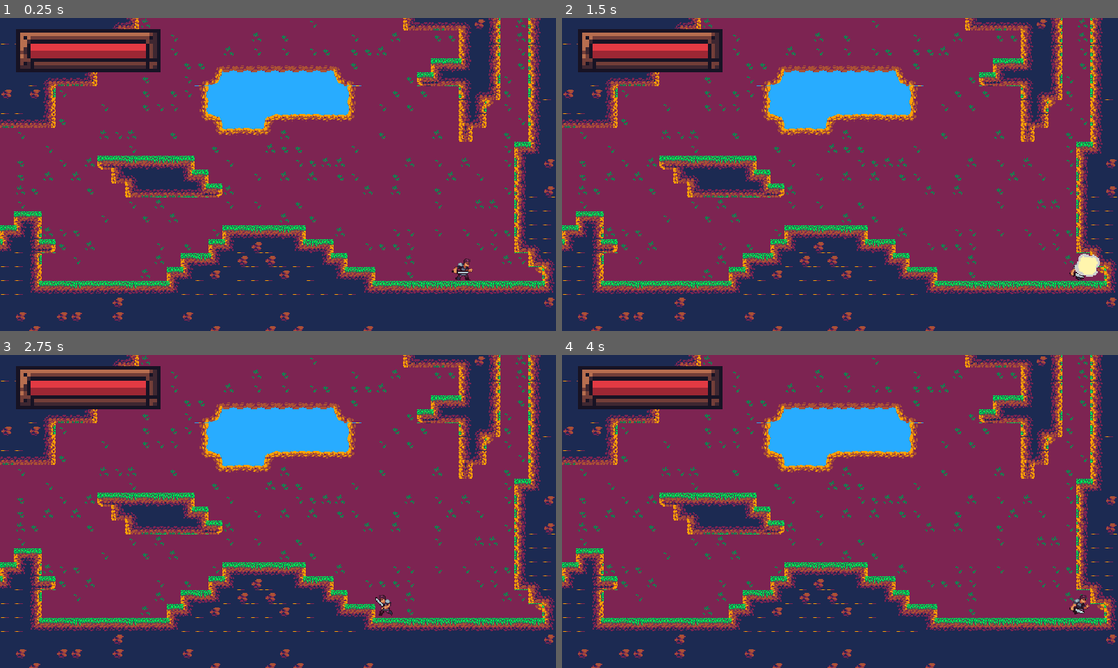
Above: before the commit, frames 1-4 (two rows, left to right).
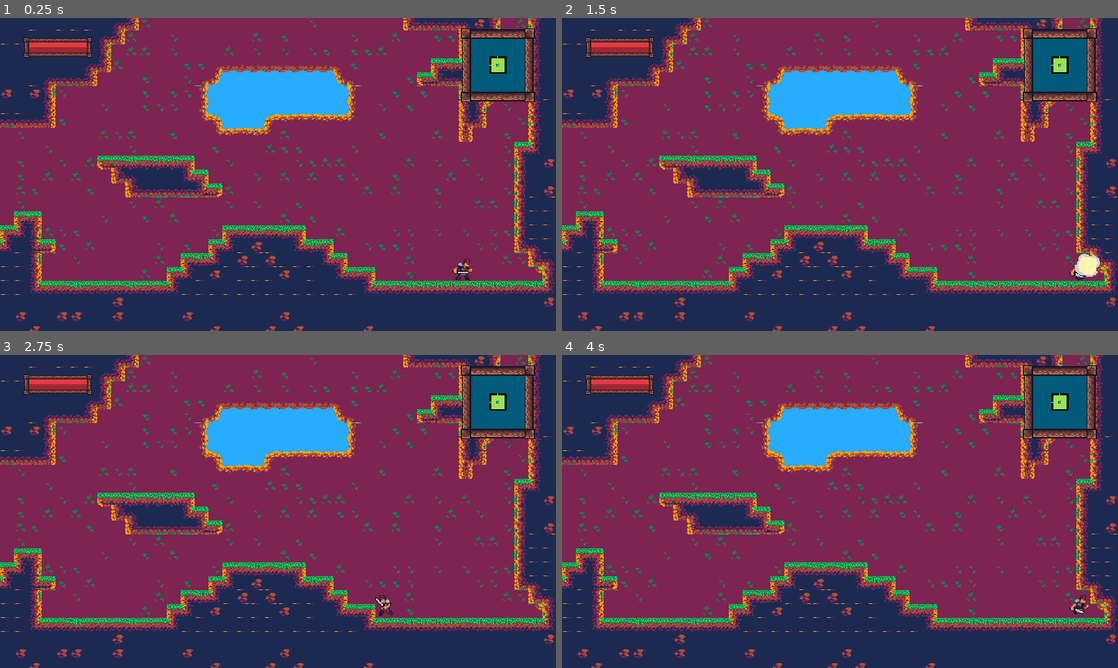
Above: after the commit, the same moments.

Repository: PanWitos/projekt-zespolowy
Game: Godot game, scene res://GameControl.tscn
The game is run twice, just before and just after one commit, with the same random seed, the same clock (stepped at 60 frames per second) and the same inputs. The engine's default icon, where the game draws it, is replaced by a stand-in: a white triangle on a blue panel in a dark square.
Inputs:
- Up to frame 1 (0.25 s): no input
- Up to frame 2 (1.5 s): tap Enter at 0.5 s; hold Right (ui_right) from 0.53 s (still down); tap X (Attack) at 0.6 s; tap Up (ui_up) at 0.77 s; tap V (Cast) at 1.35 s
- Up to frame 3 (2.75 s): tap Up (ui_up) at 1.52 s; release Right (ui_right) at 2.03 s; hold Left (ui_left) from 2.03 s (still down); tap Z (Dash) at 2.1 s
- Up to frame 4 (4 s): release Left (ui_left) at 2.78 s; hold Right (ui_right) from 2.78 s (still down); tap C (Dive) at 2.85 s; tap Up (ui_up) at 3.02, 3.77 s; tap X (Attack) at 3.6 s

The runs differ from the first frame. In frame 1, 6.4% of the frame differs, in the area x 2-97%, y 3-27%; in frame 2, 6.4%; in frame 3, 6.4%; in frame 4, 6.4%.

Commit message:
Menu and HUD graphics

Diff:
--- a/GameControl.gd
+++ b/GameControl.gd
@@ -3,6 +3,7 @@
 onready var menu = $CanvasLayer/PauseMenu
 onready var minimap = $CanvasLayer/PauseMenu/Panel/ViewportContainer/Viewport/Minimap
 onready var world = $World
+onready var minimap2 = $CanvasLayer/HUD/TextureRect/ViewportContainer/Viewport/Minimap
 
 func _process(delta):
 	if Input.is_action_just_pressed("ui_home"):
@@ -26,3 +27,5 @@
 func _on_World_cameraChange(name):
 	minimap.changeCameraPos(name)
 	minimap.liftMask(name)
+	minimap2.changeCameraPos(name)
+	minimap2.liftMask(name)
--- a/Minimap.tscn
+++ b/Minimap.tscn
@@ -12,6 +12,11 @@
 __meta__ = {
 "_edit_use_anchors_": false
 }
+
+[node name="ColorRect" type="ColorRect" parent="."]
+margin_right = 4910.0
+margin_bottom = 3515.0
+color = Color( 0, 0.356863, 0.478431, 1 )
 
 [node name="TextureRect" type="TextureRect" parent="."]
 margin_right = 40.0
@@ -26,7 +31,7 @@
 light_mask = 2
 position = Vector2( 2275, 1365 )
 current = true
-zoom = Vector2( 0.6, 0.6 )
+zoom = Vector2( 1.5, 1.5 )
 __meta__ = {
 "_edit_group_": true
 }
@@ -75,9 +80,9 @@
 
 [node name="\?\?2" type="TextureRect" parent="Mask"]
 margin_left = 2230.0
-margin_top = 360.0
-margin_right = 2250.0
-margin_bottom = 467.0
+margin_top = 330.0
+margin_right = 2251.0
+margin_bottom = 440.0
 rect_scale = Vector2( 9, 9 )
 texture = ExtResource( 3 )
 expand = true
--- a/PauseMenu.tscn
+++ b/PauseMenu.tscn
@@ -1,8 +1,11 @@
-[gd_scene load_steps=4 format=2]
-
-[ext_resource path="res://Times_New_Roman.tres" type="DynamicFont" id=1]
+[gd_scene load_steps=7 format=2]
+
+[ext_resource path="res://hud/el2.png" type="Texture" id=1]
 [ext_resource path="res://AbilityItem.tscn" type="PackedScene" id=2]
 [ext_resource path="res://Minimap.tscn" type="PackedScene" id=3]
+[ext_resource path="res://hud/el1.png" type="Texture" id=4]
+[ext_resource path="res://hud/el3.png" type="Texture" id=5]
+[ext_resource path="res://hud/el4.png" type="Texture" id=6]
 
 [node name="PauseMenu" type="Control"]
 margin_right = 1920.0
@@ -12,30 +15,16 @@
 }
 
 [node name="ColorRect" type="ColorRect" parent="."]
-margin_left = -40.0
-margin_top = -60.0
-margin_right = 1960.0
-margin_bottom = 1140.0
+margin_left = -445.0
+margin_top = -122.0
+margin_right = 2623.0
+margin_bottom = 1666.0
 color = Color( 0, 0, 0, 0.321569 )
 __meta__ = {
 "_edit_use_anchors_": false
 }
 
-[node name="RichTextLabel" type="RichTextLabel" parent="."]
-margin_left = 880.0
-margin_top = 20.0
-margin_right = 1040.0
-margin_bottom = 80.0003
-custom_fonts/normal_font = ExtResource( 1 )
-text = "PAUSE"
-fit_content_height = true
-scroll_active = false
-__meta__ = {
-"_edit_use_anchors_": false
-}
-
 [node name="Panel" type="Panel" parent="."]
-modulate = Color( 1, 1, 1, 0.662745 )
 margin_left = 160.0
 margin_top = 90.0
 margin_right = 1760.0
@@ -128,6 +117,73 @@
 "_edit_use_anchors_": false
 }
 
+[node name="TextureRect" type="TextureRect" parent="Panel/Quit"]
+margin_left = -12.0
+margin_top = -12.0
+texture = ExtResource( 5 )
+expand = true
+stretch_mode = 5
+
+[node name="TextureRect2" type="TextureRect" parent="Panel/Quit"]
+margin_left = 184.0
+margin_top = -12.0
+margin_right = 196.0
+rect_rotation = 90.0
+texture = ExtResource( 5 )
+expand = true
+stretch_mode = 5
+
+[node name="TextureRect3" type="TextureRect" parent="Panel/Quit"]
+margin_left = 184.0
+margin_top = 84.0
+margin_right = 196.0
+margin_bottom = 96.0
+rect_rotation = 180.0
+texture = ExtResource( 5 )
+expand = true
+stretch_mode = 5
+
+[node name="TextureRect4" type="TextureRect" parent="Panel/Quit"]
+margin_left = -12.0
+margin_top = 84.0
+margin_bottom = 96.0
+rect_rotation = 270.0
+texture = ExtResource( 5 )
+expand = true
+stretch_mode = 5
+
+[node name="TextureRect5" type="TextureRect" parent="Panel/Quit"]
+margin_top = -12.0
+margin_right = 172.0
+texture = ExtResource( 6 )
+expand = true
+stretch_mode = 2
+
+[node name="TextureRect6" type="TextureRect" parent="Panel/Quit"]
+margin_top = 72.0
+margin_right = 172.0
+margin_bottom = 84.0
+texture = ExtResource( 6 )
+expand = true
+stretch_mode = 2
+
+[node name="TextureRect7" type="TextureRect" parent="Panel/Quit"]
+margin_right = 72.0
+margin_bottom = 12.0
+rect_rotation = 90.0
+texture = ExtResource( 6 )
+expand = true
+stretch_mode = 2
+
+[node name="TextureRect8" type="TextureRect" parent="Panel/Quit"]
+margin_left = 184.0
+margin_right = 256.0
+margin_bottom = 12.0
+rect_rotation = 90.0
+texture = ExtResource( 6 )
+expand = true
+stretch_mode = 2
+
 [node name="Resume" type="Button" parent="Panel"]
 margin_left = 350.0
 margin_top = 777.0
@@ -137,3 +193,251 @@
 __meta__ = {
 "_edit_use_anchors_": false
 }
+
+[node name="TextureRect9" type="TextureRect" parent="Panel/Resume"]
+margin_left = -12.0
+margin_top = -12.0
+texture = ExtResource( 5 )
+expand = true
+stretch_mode = 5
+
+[node name="TextureRect10" type="TextureRect" parent="Panel/Resume"]
+margin_left = 184.0
+margin_top = -12.0
+margin_right = 196.0
+rect_rotation = 90.0
+texture = ExtResource( 5 )
+expand = true
+stretch_mode = 5
+
+[node name="TextureRect11" type="TextureRect" parent="Panel/Resume"]
+margin_left = 184.0
+margin_top = 84.0
+margin_right = 196.0
+margin_bottom = 96.0
+rect_rotation = 180.0
+texture = ExtResource( 5 )
+expand = true
+stretch_mode = 5
+
+[node name="TextureRect12" type="TextureRect" parent="Panel/Resume"]
+margin_left = -12.0
+margin_top = 84.0
+margin_bottom = 96.0
+rect_rotation = 270.0
+texture = ExtResource( 5 )
+expand = true
+stretch_mode = 5
+
+[node name="TextureRect13" type="TextureRect" parent="Panel/Resume"]
+margin_top = -12.0
+margin_right = 172.0
+texture = ExtResource( 6 )
+expand = true
+stretch_mode = 2
+
+[node name="TextureRect14" type="TextureRect" parent="Panel/Resume"]
+margin_top = 72.0
+margin_right = 172.0
+margin_bottom = 84.0
+texture = ExtResource( 6 )
+expand = true
+stretch_mode = 2
+
+[node name="TextureRect15" type="TextureRect" parent="Panel/Resume"]
+margin_right = 72.0
+margin_bottom = 12.0
+rect_rotation = 90.0
+texture = ExtResource( 6 )
+expand = true
+stretch_mode = 2
+
+[node name="TextureRect16" type="TextureRect" parent="Panel/Resume"]
+margin_left = 184.0
+margin_right = 256.0
+margin_bottom = 12.0
+rect_rotation = 90.0
+texture = ExtResource( 6 )
+expand = true
+stretch_mode = 2
+
+[node name="border" type="Control" parent="."]
+margin_right = 40.0
+margin_bottom = 40.0
+__meta__ = {
+"_edit_use_anchors_": false
+}
+
+[node name="TextureRect" type="TextureRect" parent="border"]
+margin_left = 88.0
+margin_top = 18.0
+margin_right = 160.0
+margin_bottom = 90.0
+texture = ExtResource( 4 )
+expand = true
+stretch_mode = 5
+__meta__ = {
+"_edit_use_anchors_": false
+}
+
+[node name="TextureRect5" type="TextureRect" parent="border"]
+margin_left = 160.0
+margin_top = 26.0
+margin_right = 960.0
+margin_bottom = 58.0
+rect_scale = Vector2( 2, 2 )
+texture = ExtResource( 1 )
+expand = true
+stretch_mode = 2
+
+[node name="TextureRect7" type="TextureRect" parent="border"]
+margin_left = 160.0
+margin_top = 90.0
+margin_right = 610.0
+margin_bottom = 122.0
+rect_rotation = 90.0
+rect_scale = Vector2( 2, 2 )
+texture = ExtResource( 1 )
+expand = true
+stretch_mode = 2
+
+[node name="TextureRect8" type="TextureRect" parent="border"]
+margin_left = 1824.0
+margin_top = 90.0
+margin_right = 2274.0
+margin_bottom = 122.0
+rect_rotation = 90.0
+rect_scale = Vector2( 2, 2 )
+texture = ExtResource( 1 )
+expand = true
+stretch_mode = 2
+
+[node name="TextureRect6" type="TextureRect" parent="border"]
+margin_left = 160.0
+margin_top = 990.0
+margin_right = 960.0
+margin_bottom = 1022.0
+rect_scale = Vector2( 2, 2 )
+texture = ExtResource( 1 )
+expand = true
+stretch_mode = 2
+
+[node name="TextureRect2" type="TextureRect" parent="border"]
+margin_left = 1760.0
+margin_top = 990.0
+margin_right = 1832.0
+margin_bottom = 1062.0
+texture = ExtResource( 4 )
+expand = true
+stretch_mode = 5
+
+[node name="TextureRect3" type="TextureRect" parent="border"]
+margin_left = 1760.0
+margin_top = 18.0
+margin_right = 1832.0
+margin_bottom = 90.0
+texture = ExtResource( 4 )
+expand = true
+stretch_mode = 5
+
+[node name="TextureRect4" type="TextureRect" parent="border"]
+margin_left = 88.0
+margin_top = 990.0
+margin_right = 160.0
+margin_bottom = 1062.0
+texture = ExtResource( 4 )
+expand = true
+stretch_mode = 5
+
+[node name="border2" type="Control" parent="."]
+margin_right = 40.0
+margin_bottom = 40.0
+__meta__ = {
+"_edit_use_anchors_": false
+}
+
+[node name="TextureRect" type="TextureRect" parent="border2"]
+margin_left = 263.0
+margin_top = 143.0
+margin_right = 299.0
+margin_bottom = 179.0
+texture = ExtResource( 4 )
+expand = true
+stretch_mode = 5
+__meta__ = {
+"_edit_use_anchors_": false
+}
+
+[node name="TextureRect2" type="TextureRect" parent="border2"]
+margin_left = 1199.0
+margin_top = 143.0
+margin_right = 1235.0
+margin_bottom = 179.0
+texture = ExtResource( 4 )
+expand = true
+stretch_mode = 5
+__meta__ = {
+"_edit_use_anchors_": false
+}
+
+[node name="TextureRect3" type="TextureRect" parent="border2"]
+margin_left = 1199.0
+margin_top = 629.0
+margin_right = 1235.0
+margin_bottom = 665.0
+texture = ExtResource( 4 )
+expand = true
+stretch_mode = 5
+__meta__ = {
+"_edit_use_anchors_": false
+}
+
+[node name="TextureRect4" type="TextureRect" parent="border2"]
+margin_left = 263.0
+margin_top = 629.0
+margin_right = 299.0
+margin_bottom = 665.0
+texture = ExtResource( 4 )
+expand = true
+stretch_mode = 5
+__meta__ = {
+"_edit_use_anchors_": false
+}
+
+[node name="TextureRect5" type="TextureRect" parent="border2"]
+margin_left = 299.0
+margin_top = 147.0
+margin_right = 1199.0
+margin_bottom = 179.0
+texture = ExtResource( 1 )
+expand = true
+stretch_mode = 2
+
+[node name="TextureRect6" type="TextureRect" parent="border2"]
+margin_left = 299.0
+margin_top = 629.0
+margin_right = 1199.0
+margin_bottom = 661.0
+texture = ExtResource( 1 )
+expand = true
+stretch_mode = 2
+
+[node name="TextureRect7" type="TextureRect" parent="border2"]
+margin_left = 299.0
+margin_top = 179.0
+margin_right = 749.0
+margin_bottom = 211.0
+rect_rotation = 90.0
+texture = ExtResource( 1 )
+expand = true
+stretch_mode = 2
+
+[node name="TextureRect8" type="TextureRect" parent="border2"]
+margin_left = 1231.0
+margin_top = 179.0
+margin_right = 1681.0
+margin_bottom = 211.0
+rect_rotation = 90.0
+texture = ExtResource( 1 )
+expand = true
+stretch_mode = 2
--- a/World/1_01.tscn
+++ b/World/1/1_01.tscn
@@ -1,35 +1,35 @@
 [gd_scene load_steps=8 format=2]
 
-[ext_resource path="res://assets/locations/TileMapForeground.tscn" type="PackedScene" id=1]
-[ext_resource path="res://World/Exit.tscn" type="PackedScene" id=2]
-[ext_resource path="res://assets/locations/GrassLand/Background/GrassLand_Background_Guide.png" type="Texture" id=3]
-[ext_resource path="res://assets/locations/TileMapBackground.tscn" type="PackedScene" id=4]
-[ext_resource path="res://World/ID.gd" type="Script" id=5]
-[ext_resource path="res://testEnemy.tscn" type="PackedScene" id=6]
+[ext_resource path="res://assets/locations/GrassLand/Background/GrassLand_Background_Guide.png" type="Texture" id=1]
+[ext_resource path="res://World/ID.gd" type="Script" id=2]
+[ext_resource path="res://World/Exit.tscn" type="PackedScene" id=3]
+[ext_resource path="res://testEnemy.tscn" type="PackedScene" id=4]
+[ext_resource path="res://assets/locations/TileMapForeground.tscn" type="PackedScene" id=5]
+[ext_resource path="res://assets/locations/TileMapBackground.tscn" type="PackedScene" id=6]
 
 [sub_resource type="RectangleShape2D" id=1]
 extents = Vector2( 20, 304 )
 
 [node name="1_01" type="Node2D"]
-script = ExtResource( 5 )
+script = ExtResource( 2 )
 
 [node name="GrassLandBackgroundGuide" type="Sprite" parent="."]
 position = Vector2( 1048, 664 )
 scale = Vector2( 5.67391, 6.34615 )
-texture = ExtResource( 3 )
+texture = ExtResource( 1 )
 
-[node name="TileMapBackground" parent="." instance=ExtResource( 4 )]
+[node name="TileMapBackground" parent="." instance=ExtResource( 6 )]
 position = Vector2( 144, 48 )
 tile_data = PoolIntArray( -131033, 1, 131080, -131032, 1, 131081, -131031, 1, 131082, -131030, 1, 131083, -65498, 1, 13 …(18823 unchanged characters)…
 
-[node name="TileMapForeground" parent="." instance=ExtResource( 1 )]
+[node name="TileMapForeground" parent="." instance=ExtResource( 5 )]
 position = Vector2( 144, 48 )
 tile_data = PoolIntArray( -65540, 0, 0, -65539, 0, 2, -65538, 0, 2, -65537, 0, 2, -131072, 0, 2, -131071, 0, 2, -131070 …(13718 unchanged characters)…
 
 [node name="startPoint" type="Position2D" parent="."]
 position = Vector2( 1936, 1040 )
 
-[node name="Exit1" parent="." instance=ExtResource( 2 )]
+[node name="Exit1" parent="." instance=ExtResource( 3 )]
 position = Vector2( 208, 992 )
 code = "1_02_1"
 
--- a/World/World.gd
+++ b/World/World.gd
@@ -20,13 +20,14 @@
 	var player
 	var playerIns
 	var spawn
+	var worldCode
 	var nextLevelCode
 	var spawnCode
 
-
+	worldCode = code[0]
 	nextLevelCode = code.substr(0,4)
 	spawnCode = code[5]
-	nextLevel = load("res://World/" + nextLevelCode + ".tscn").instance()
+	nextLevel = load("res://World/" + worldCode + "/" + nextLevelCode + ".tscn").instance()
 	call_deferred("add_child", nextLevel)
 	spawn = nextLevel.get_node(str(spawnCode))
 	playerIns = load("res://player/player.tscn").instance()
--- a/World/World.tscn
+++ b/World/World.tscn
@@ -1,6 +1,6 @@
 [gd_scene load_steps=3 format=2]
 
-[ext_resource path="res://World/1_01.tscn" type="PackedScene" id=1]
+[ext_resource path="res://World/1/1_01.tscn" type="PackedScene" id=1]
 [ext_resource path="res://World/World.gd" type="Script" id=2]
 
 [node name="World" type="Node"]
--- a/hud/HUD.gd
+++ b/hud/HUD.gd
@@ -2,7 +2,7 @@
 
 var bar : float = 100
 
-onready var barFull = $barFull
+onready var barFull = $Control/barFull
 
 func _ready():
 	PlayerStats.connect("health_changed",self,"set_bar")
--- a/hud/HUD.tscn
+++ b/hud/HUD.tscn
@@ -1,8 +1,10 @@
-[gd_scene load_steps=4 format=2]
+[gd_scene load_steps=6 format=2]
 
 [ext_resource path="res://hud/HUD.gd" type="Script" id=1]
-[ext_resource path="res://hud/bar.png" type="Texture" id=2]
+[ext_resource path="res://hud/healthEmpty.png" type="Texture" id=2]
 [ext_resource path="res://hud/bar2.png" type="Texture" id=3]
+[ext_resource path="res://hud/border.png" type="Texture" id=4]
+[ext_resource path="res://Minimap.tscn" type="PackedScene" id=5]
 
 [node name="HUD" type="Control"]
 margin_right = 40.0
@@ -12,11 +14,58 @@
 "_edit_use_anchors_": false
 }
 
-[node name="barFull" type="TextureRect" parent="."]
+[node name="TextureRect" type="TextureRect" parent="."]
+margin_left = 1591.0
+margin_top = 35.0
+margin_right = 1847.0
+margin_bottom = 291.0
+texture = ExtResource( 4 )
+__meta__ = {
+"_edit_use_anchors_": false
+}
+
+[node name="ViewportContainer" type="ViewportContainer" parent="TextureRect"]
+margin_left = 36.0
+margin_top = 36.0
+margin_right = 220.0
+margin_bottom = 220.0
+__meta__ = {
+"_edit_use_anchors_": false
+}
+
+[node name="Viewport" type="Viewport" parent="TextureRect/ViewportContainer"]
+size = Vector2( 184, 184 )
+handle_input_locally = false
+render_target_update_mode = 3
+gui_disable_input = true
+
+[node name="Minimap" parent="TextureRect/ViewportContainer/Viewport" instance=ExtResource( 5 )]
+
+[node name="Control" type="Control" parent="."]
+margin_left = 47.0
+margin_top = 44.0
+margin_right = 87.0
+margin_bottom = 84.0
+rect_scale = Vector2( 0.5, 0.5 )
+__meta__ = {
+"_edit_use_anchors_": false
+}
+
+[node name="ColorRect" type="ColorRect" parent="Control"]
+margin_left = 102.0
+margin_top = 80.0
+margin_right = 510.0
+margin_bottom = 154.0
+color = Color( 0.188235, 0.203922, 0.298039, 1 )
+__meta__ = {
+"_edit_use_anchors_": false
+}
+
+[node name="barFull" type="TextureRect" parent="Control"]
 margin_left = 105.0
-margin_top = 88.0
+margin_top = 80.0
 margin_right = 305.0
-margin_bottom = 113.0
+margin_bottom = 116.0
 rect_scale = Vector2( 2, 2 )
 texture = ExtResource( 3 )
 expand = true
@@ -24,14 +73,17 @@
 "_edit_use_anchors_": false
 }
 
-[node name="BarEmpty" type="TextureRect" parent="."]
-margin_left = 56.0
-margin_top = 38.0
+[node name="BarEmpty" type="TextureRect" parent="Control"]
+margin_left = 70.0
+margin_top = 46.0
 margin_right = 305.0
-margin_bottom = 113.0
+margin_bottom = 117.0
 rect_scale = Vector2( 2, 2 )
 texture = ExtResource( 2 )
 expand = true
+stretch_mode = 5
 __meta__ = {
 "_edit_use_anchors_": false
 }
+
+[editable path="TextureRect/ViewportContainer/Viewport/Minimap"]
Not shown: 1 places in World/1/1_01.tscn that only renumber resources
Renamed: World/1_02.tscn -> World/1/1_02.tscn
Renamed: World/1_03.tscn -> World/1/1_03.tscn
Renamed: World/1_04.tscn -> World/1/1_04.tscn
Renamed: World/1_05.tscn -> World/1/1_05.tscn
Renamed: World/1_06.tscn -> World/1/1_06.tscn
Renamed: World/1_07.tscn -> World/1/1_07.tscn
Renamed: World/1_08.tscn -> World/1/1_08.tscn
Renamed: World/1_09.tscn -> World/1/1_09.tscn
Renamed: World/1_10.tscn -> World/1/1_10.tscn
Renamed: World/1_11.tscn -> World/1/1_11.tscn
Binary file added: hud/border.png
(and 15 more such lines)
